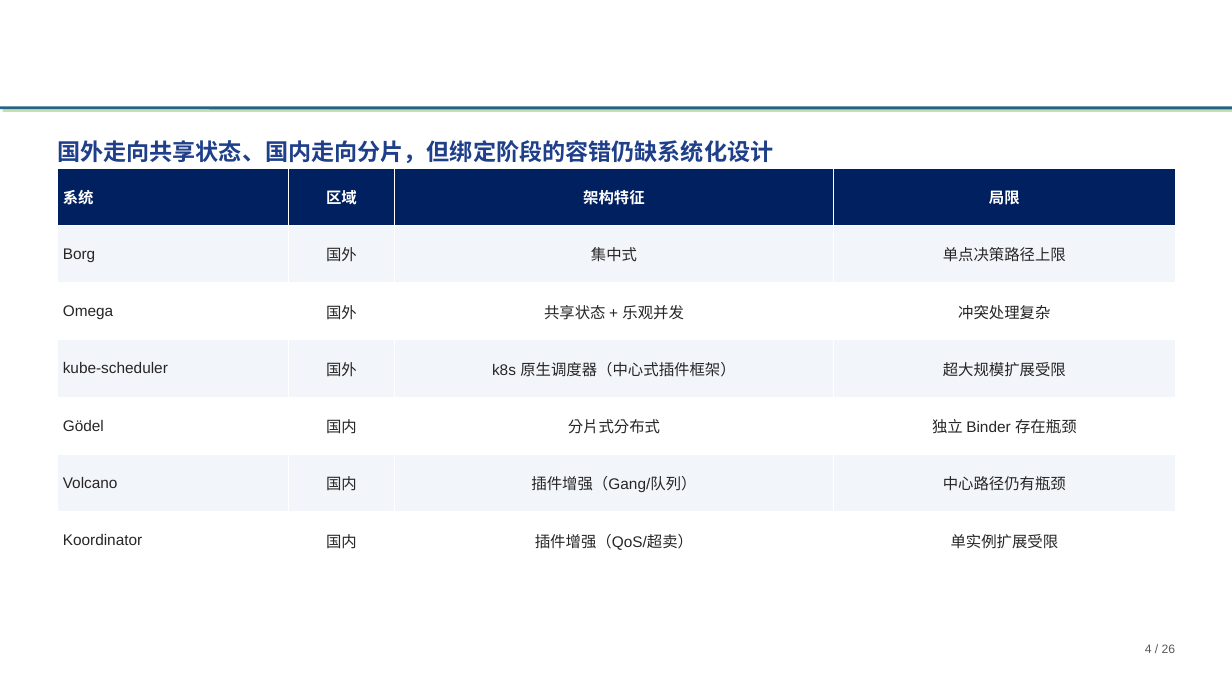
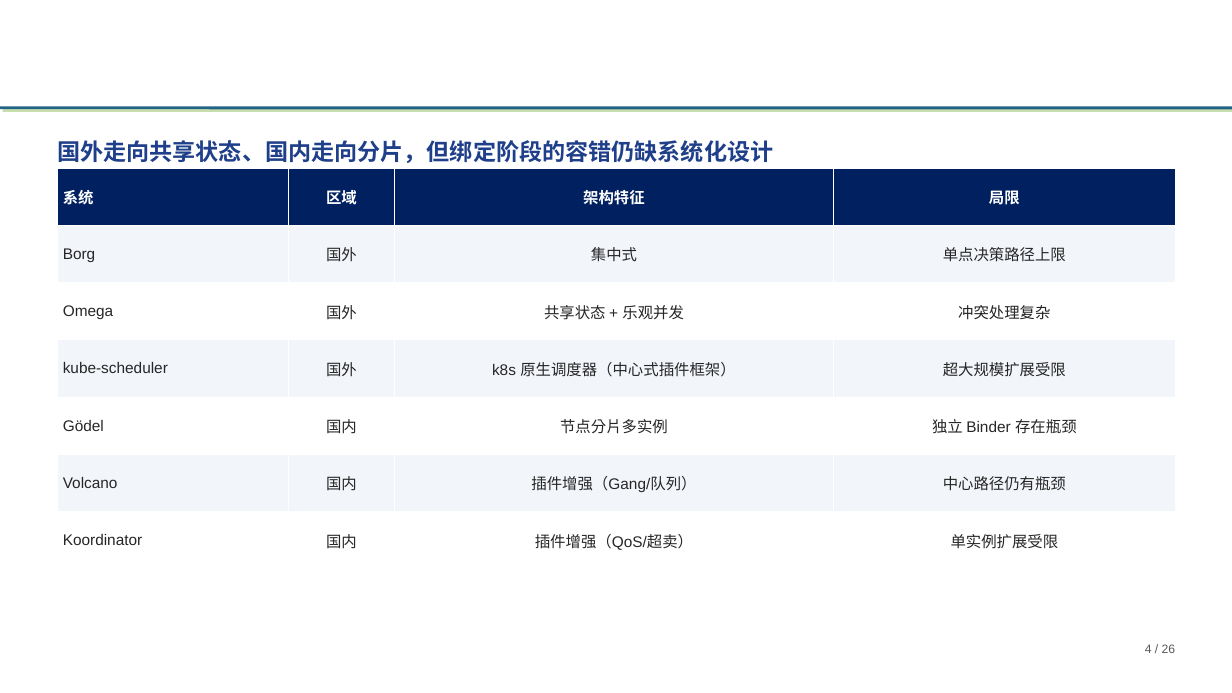
Before and after one commit to tengfei86/godel-scheduler, a slide deck: slide 4 of docs/thesis/defense/基于etcd的分布式Kubernetes调度器研究与实现-高铜.pptx. Drawn at 1232x693 pixels with LibreOffice and Linux fonts; fonts in the diff are those of the drawing; background and template pictures are left out. Boxes give left, top, right and bottom in pixels: in the first picture for what was removed or moved away, otherwise in the second. Text is boxed around its words. In the diff, an @@ line names an element or a change of style, - is before the commit and + after.

```diff
--- a/docs/thesis/defense/基于etcd的分布式Kubernetes调度器研究与实现-高铜.pptx
+++ b/docs/thesis/defense/基于etcd的分布式Kubernetes调度器研究与实现-高铜.pptx
@@ table at <box>57,168,1176,569</box> @@
-row 5, column 3: 分片式分布式
+row 5, column 3: 节点分片多实例
```
Also in this commit, not shown: 1 other file.
